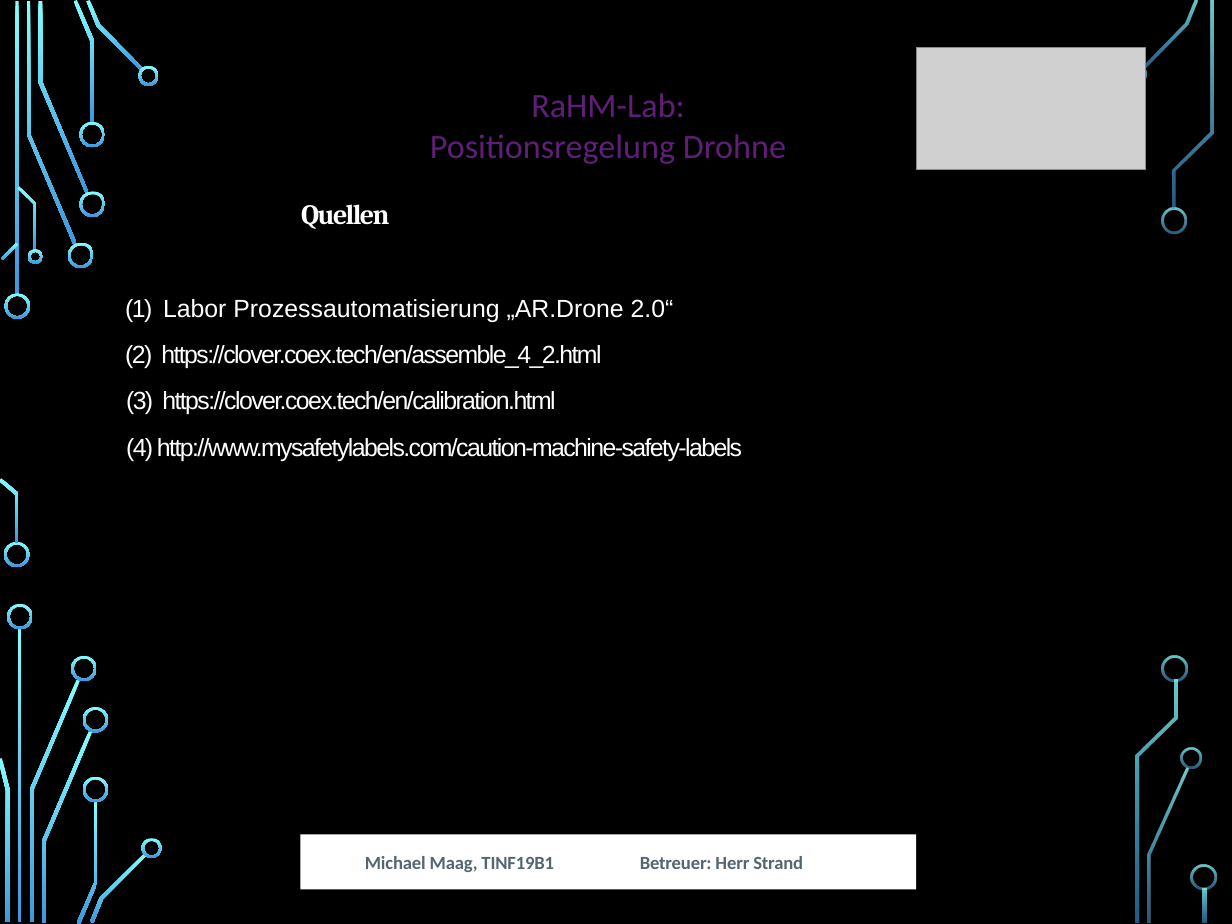
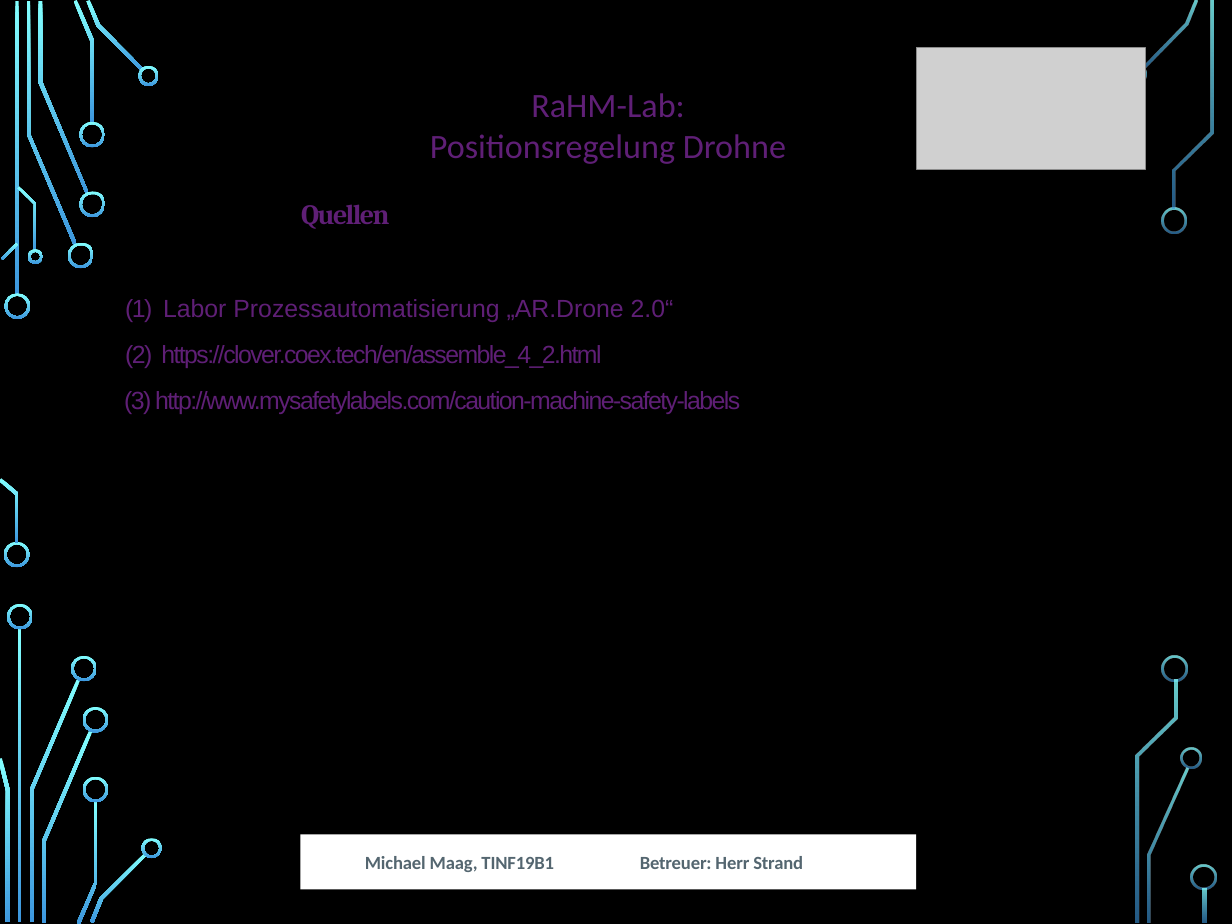
Before and after one commit to MobMonRob/ROSLabDrohne, a slide deck: slide 17 of Anforderungen/Abschlusspräsentation.pptx (slide 16 before the commit). Drawn at 1232x924 pixels with LibreOffice and Linux fonts; fonts in the diff are those of the drawing; grey boxes stand for pictures; background and template pictures are left out. Boxes give left, top, right and bottom in pixels: in the first picture for what was removed or moved away, otherwise in the second. Text is boxed around its words. In the diff, an @@ line names an element or a change of style, - is before the commit and + after.

```diff
--- a/Anforderungen/Abschlusspräsentation.pptx
+++ b/Anforderungen/Abschlusspräsentation.pptx
@@ text colour #FFFFFF to #5F1F76 in 3 elements at (x1=301, y1=204, x2=389, y2=229), (x1=125, y1=299, x2=674, y2=322), (x1=125, y1=345, x2=601, y2=368) @@
@@ text at (x1=124, y1=391, x2=740, y2=414): text changed; text colour #FFFFFF to #5F1F76 @@
-(4) http://www.mysafetylabels.com/caution-machine-safety-labels
+(3) http://www.mysafetylabels.com/caution-machine-safety-labels
@@ text removed at (x1=126, y1=391, x2=555, y2=414) @@
-(3) https://clover.coex.tech/en/calibration.html
```
Also in this commit, not shown: 8 other slides changed, 5 slides added, 4 slides removed, 2 other files.
